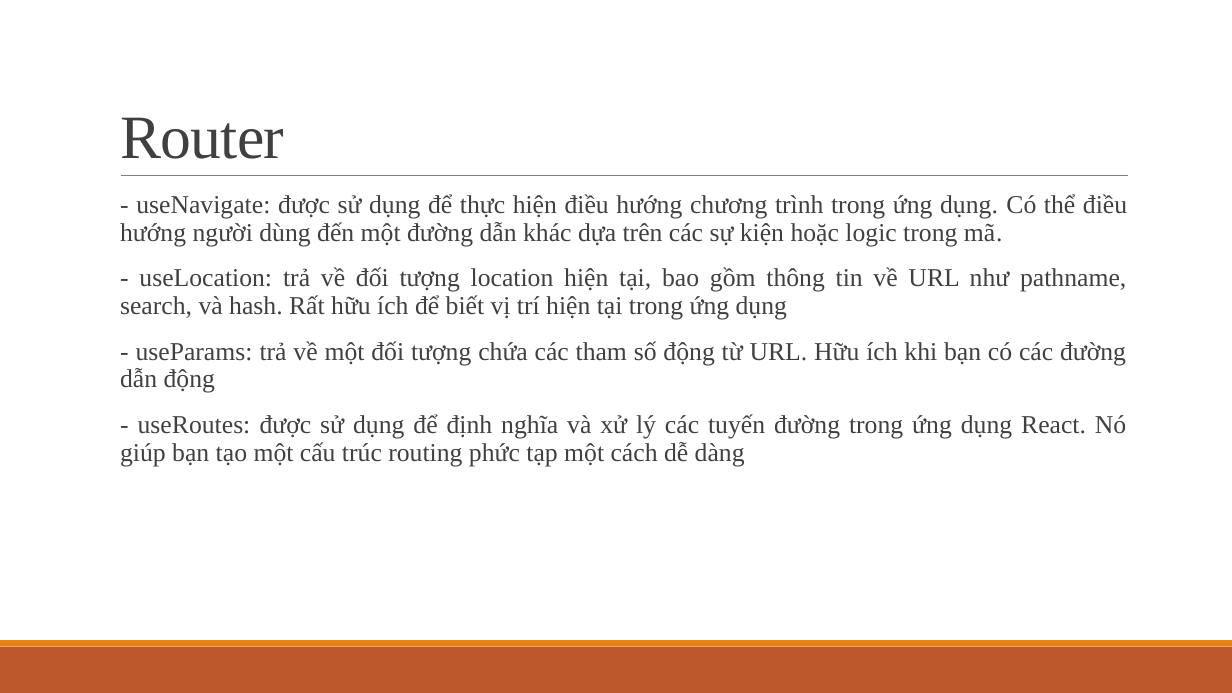
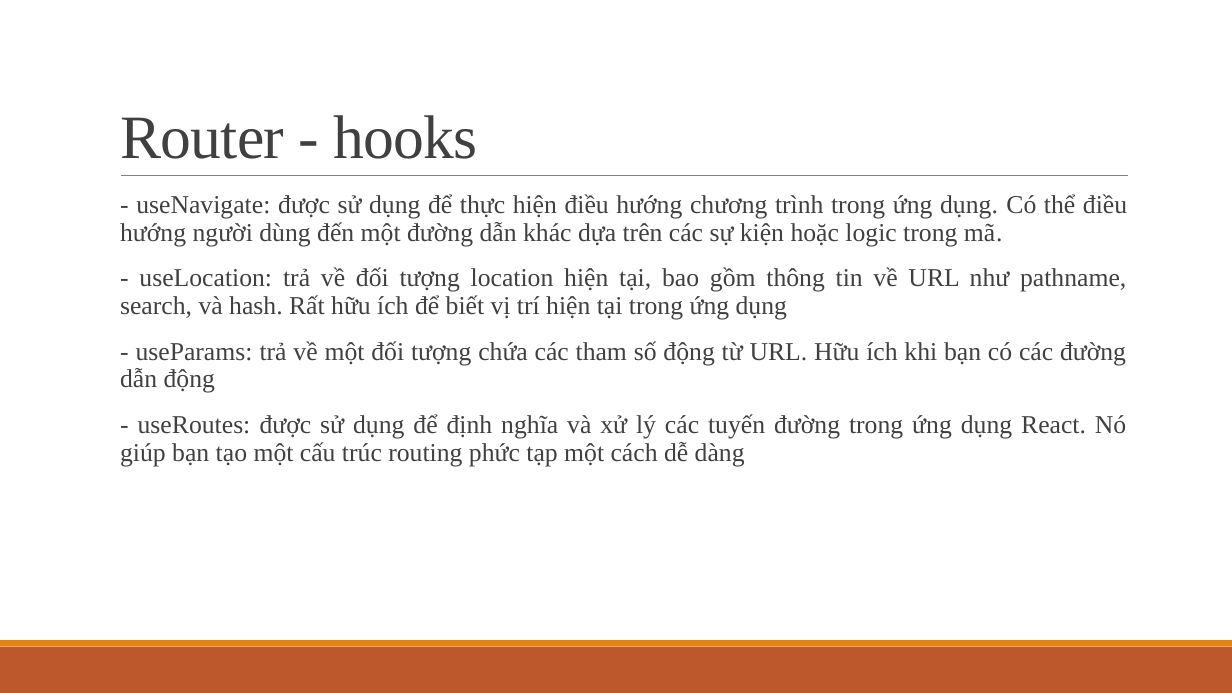
Before and after one commit to ddinhftieens/tranning-react, a slide deck: slide 47 of react_ts.pptx. Drawn at 1232x693 pixels with LibreOffice and Linux fonts; fonts in the diff are those of the drawing. Boxes give left, top, right and bottom in pixels: in the first picture for what was removed or moved away, otherwise in the second. Text is boxed around its words. In the diff, an @@ line names an element or a change of style, - is before the commit and + after.

```diff
--- a/react_ts.pptx
+++ b/react_ts.pptx
@@ title at <box>120,115,478,159</box>: text changed @@
-Router
+Router - hooks
```
Also in this commit, not shown: 30 other files.
